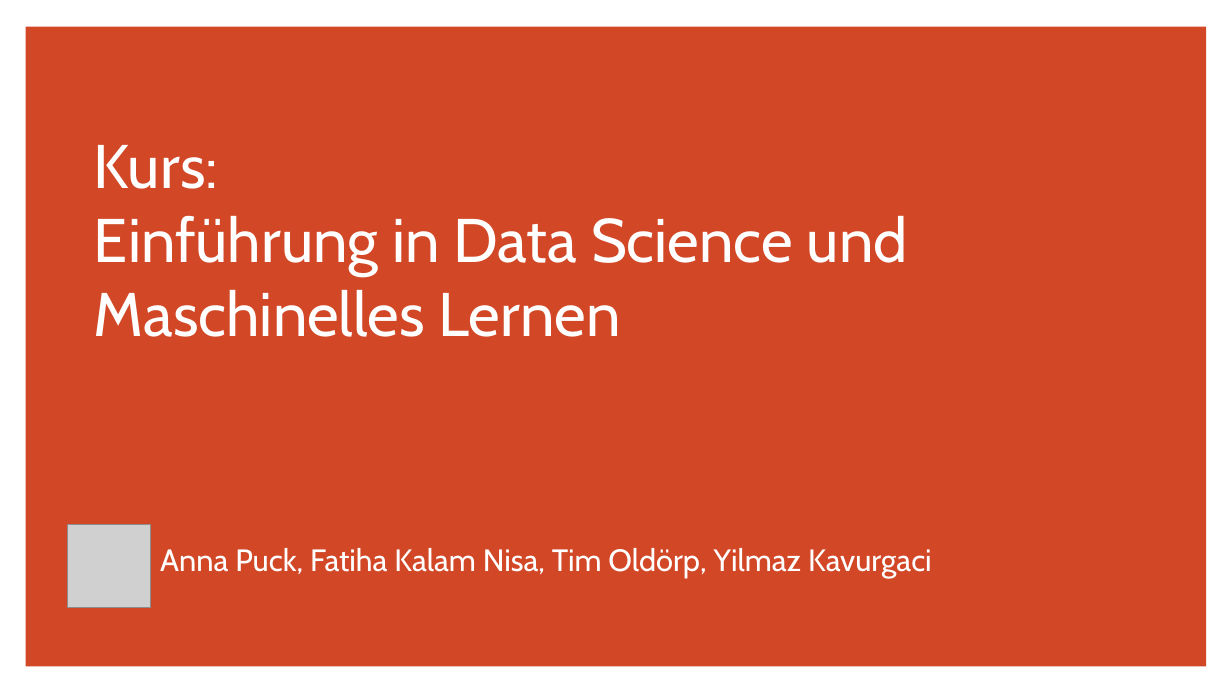
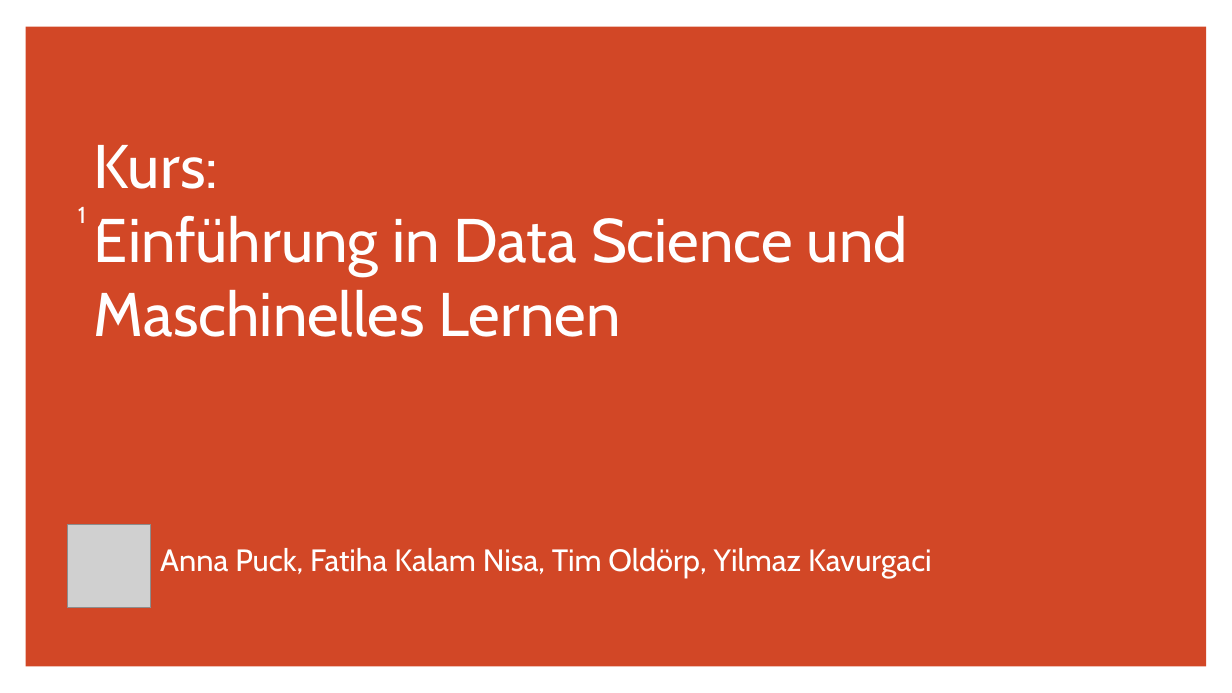
Before and after one commit to annapuu/gruppe3, a slide deck: slide 1 of 4_Presentation/Präsentation.pptx. Drawn at 1232x693 pixels with LibreOffice and Linux fonts; fonts in the diff are those of the drawing; grey boxes stand for pictures. Boxes give left, top, right and bottom in pixels: in the first picture for what was removed or moved away, otherwise in the second. Text is boxed around its words. In the diff, an @@ line names an element or a change of style, - is before the commit and + after.

```diff
--- a/4_Presentation/Präsentation.pptx
+++ b/4_Presentation/Präsentation.pptx
@@ ellipse added at [61,194,103,236], fill #D24726 @@
@@ text added at [78,207,86,223], 18 pt, text #FFFFFF @@
+1
```
Also in this commit, not shown: 1 other slide changed, 1 slide added, 1 slide removed.
